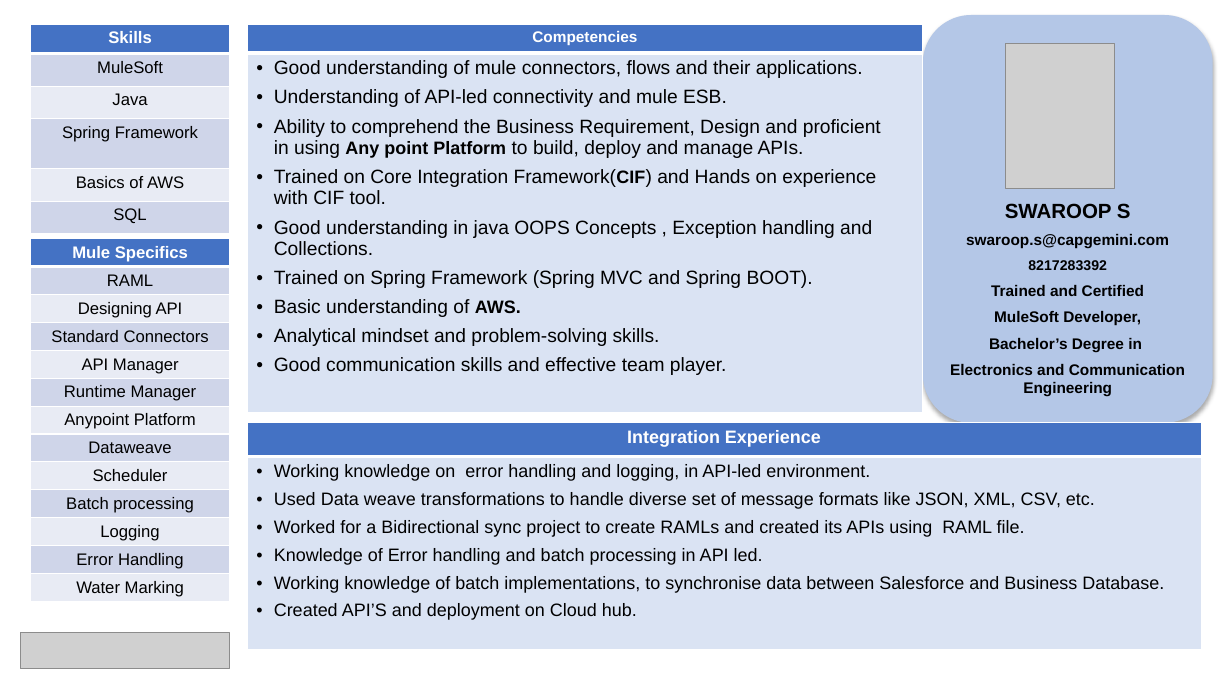
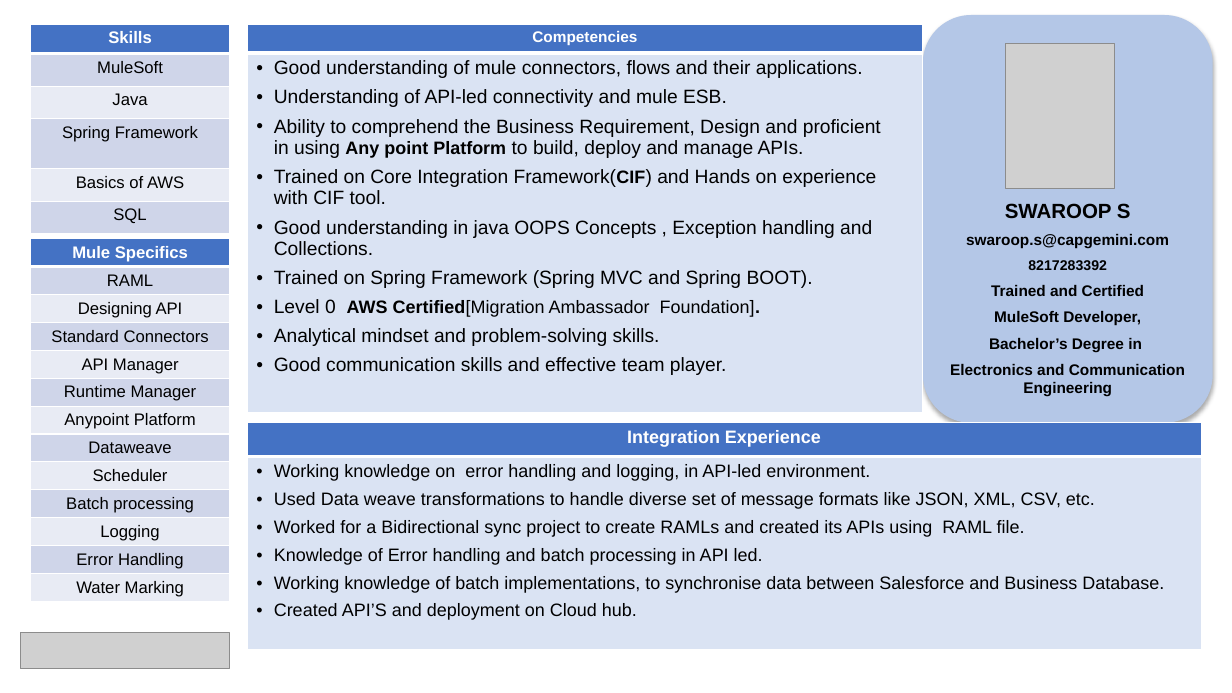
Before and after one commit to Swaros123/swaroop13, a slide deck: slide 1 of Swaroop S.pptx. Drawn at 1232x693 pixels with LibreOffice and Linux fonts; fonts in the diff are those of the drawing; grey boxes stand for pictures. Boxes give left, top, right and bottom in pixels: in the first picture for what was removed or moved away, otherwise in the second. Text is boxed around its words. In the diff, an @@ line names an element or a change of style, - is before the commit and + after.

```diff
--- a/Swaroop S.pptx
+++ b/Swaroop S.pptx
@@ table at [248,24,923,412] @@
-row 2, column 1: Good understanding of mule connectors, flows and their applications. / Understanding of API-led connectivity and mule ESB. / Ability to comprehend the Business Requirement, Design and proficient in using Any point Platform to build, deploy and manage APIs. / Trained on Core Integration Framework(CIF) and Hands on experience with CIF tool. / Good understanding in java OOPS Concepts , Exception handling and Collections. / Trained on Spring Framework (Spring MVC and Spring BOOT). / Basic understanding of AWS. / Analytical mindset and problem-solving skills. / Good communication skills and effective team player.
+row 2, column 1: Good understanding of mule connectors, flows and their applications. / Understanding of API-led connectivity and mule ESB. / Ability to comprehend the Business Requirement, Design and proficient in using Any point Platform to build, deploy and manage APIs. / Trained on Core Integration Framework(CIF) and Hands on experience with CIF tool. / Good understanding in java OOPS Concepts , Exception handling and Collections. / Trained on Spring Framework (Spring MVC and Spring BOOT). / Level 0 AWS Certified[Migration Ambassador Foundation]. / Analytical mindset and problem-solving skills. / Good communication skills and effective team player.
```
